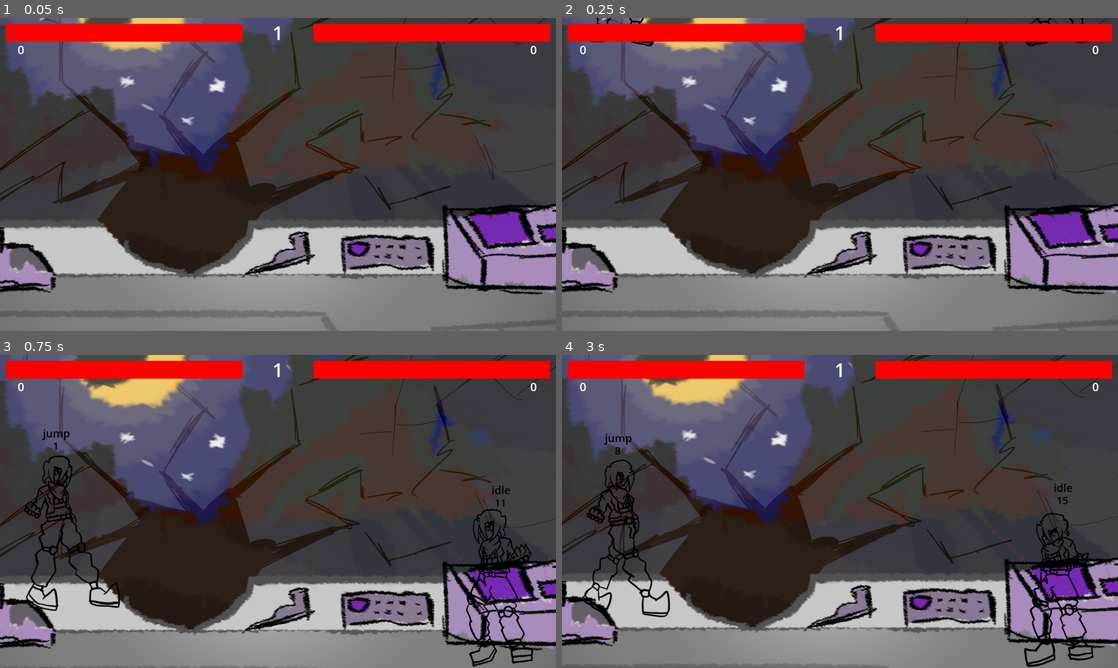
Above: before the commit, frames 1-4 (two rows, left to right).
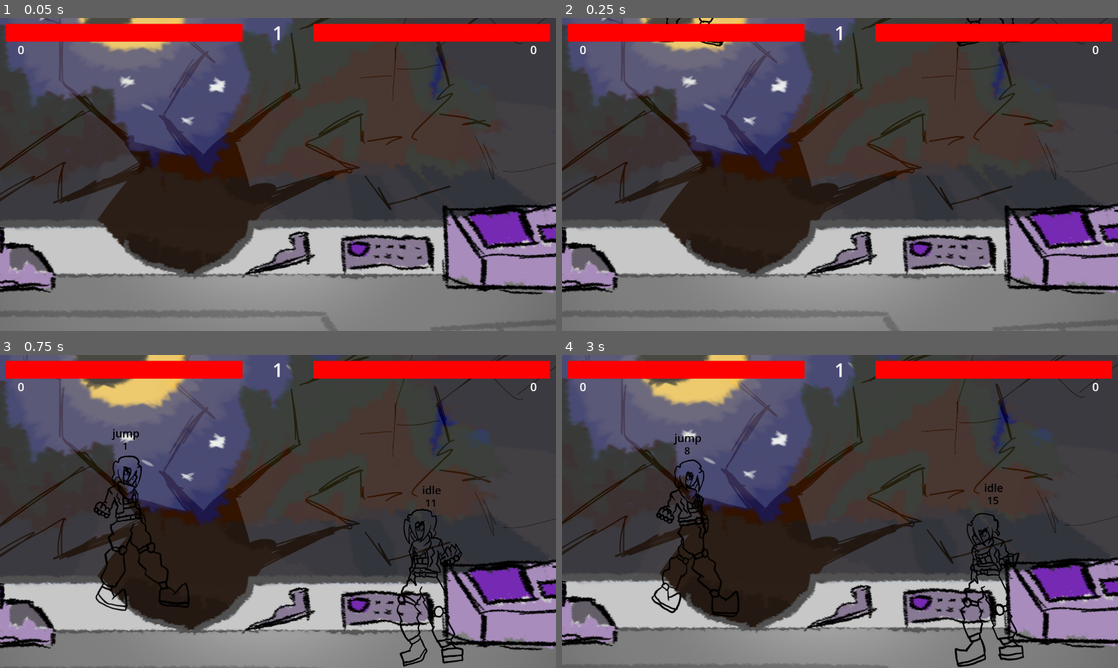
Above: after the commit, the same moments.

Repository: Patotatoman27/waifusVsVoids
Game: Godot game, scene res://Scenes/mainGame.tscn
Two runs of this game, one before a commit and one after it. Both use one fixed random seed, a clock stepped at 60 frames per second and the inputs below.
Inputs:
- Up to frame 1 (0.05 s): no input
- Up to frame 2 (0.25 s): no input
- Up to frame 3 (0.75 s): tap Enter (A_StartMatch) at 0.5 s; hold Space (P1_Select) from 0.53 s (still down)
- Up to frame 4 (3 s): release Space (P1_Select) at 1.28 s; tap Enter (A_StartMatch) at 1.35 s; tap Space (P1_Select) at 1.55, 2.85 s; hold Space (P1_Select) 2.03-2.78 s

Frame 1 is identical in both runs. In frame 2, 0.3% of the frame differs, in the area x 5-95%, y 0-10%; in frame 3, 4.8%; in frame 4, 4.8%, in the area x 3-96%, y 25-100%.

Commit message:
P: Sistema de Anti-DobleHit y Cambio a posiciones de spawn

Diff:
--- a/Scenes/Characters/Neumann.tscn
+++ b/Scenes/Characters/Neumann.tscn
@@ -1010,6 +1010,156 @@
 "values": [true]
 }
 
+[sub_resource type="Animation" id="Animation_2sw5u"]
+resource_name = "Walk"
+length = 0.875006
+loop_mode = 1
+step = 0.0625
+tracks/0/type = "value"
+tracks/0/imported = false
+tracks/0/enabled = true
+tracks/0/path = NodePath("Visual/AnimatedSprite2D:frame")
+tracks/0/interp = 1
+tracks/0/loop_wrap = true
+tracks/0/keys = {
+"times": PackedFloat32Array(0, 0.125, 0.25, 0.375, 0.5, 0.625, 0.75),
+"transitions": PackedFloat32Array(1, 1, 1, 1, 1, 1, 1),
+"update": 1,
+"values": [0, 1, 2, 3, 4, 5, 6]
+}
+tracks/1/type = "value"
+tracks/1/imported = false
+tracks/1/enabled = true
+tracks/1/path = NodePath("Visual/AnimatedSprite2D:animation")
+tracks/1/interp = 1
+tracks/1/loop_wrap = true
+tracks/1/keys = {
+"times": PackedFloat32Array(0),
+"transitions": PackedFloat32Array(1),
+"update": 1,
+"values": [&"walk"]
+}
+tracks/2/type = "value"
+tracks/2/imported = false
+tracks/2/enabled = true
+tracks/2/path = NodePath("Visual/Hurtboxes/HurtBox1:shape:size")
+tracks/2/interp = 1
+tracks/2/loop_wrap = true
+tracks/2/keys = {
+"times": PackedFloat32Array(0),
+"transitions": PackedFloat32Array(1),
+"update": 1,
+"values": [Vector2(140.33, 140.438)]
+}
+tracks/3/type = "value"
+tracks/3/imported = false
+tracks/3/enabled = true
+tracks/3/path = NodePath("Visual/Hurtboxes/HurtBox1:position")
+tracks/3/interp = 1
+tracks/3/loop_wrap = true
+tracks/3/keys = {
+"times": PackedFloat32Array(0),
+"transitions": PackedFloat32Array(1),
+"update": 1,
+"values": [Vector2(5.16516, -297.219)]
+}
+tracks/4/type = "value"
+tracks/4/imported = false
+tracks/4/enabled = true
+tracks/4/path = NodePath("Visual/Hurtboxes/HurtBox2:shape:size")
+tracks/4/interp = 1
+tracks/4/loop_wrap = true
+tracks/4/keys = {
+"times": PackedFloat32Array(0),
+"transitions": PackedFloat32Array(1),
+"update": 1,
+"values": [Vector2(185, 279)]
+}
+tracks/5/type = "value"
+tracks/5/imported = false
+tracks/5/enabled = true
+tracks/5/path = NodePath("Visual/Hurtboxes/HurtBox2:position")
+tracks/5/interp = 1
+tracks/5/loop_wrap = true
+tracks/5/keys = {
+"times": PackedFloat32Array(0),
+"transitions": PackedFloat32Array(1),
+"update": 1,
+"values": [Vector2(4.5, -104.5)]
+}
+tracks/6/type = "value"
+tracks/6/imported = false
+tracks/6/enabled = true
+tracks/6/path = NodePath("Visual/Hurtboxes/HurtBox3:shape:size")
+tracks/6/interp = 1
+tracks/6/loop_wrap = true
+tracks/6/keys = {
+"times": PackedFloat32Array(0, 0.125, 0.25, 0.375, 0.5, 0.625, 0.75),
+"transitions": PackedFloat32Array(1, 1, 1, 1, 1, 1, 1),
+"update": 1,
+"values": [Vector2(301, 260), Vector2(280, 260), Vector2(205, 260), Vector2(230, 260), Vector2(286, 260), Vector2(209, 260), Vector2(232, 260)]
+}
+tracks/7/type = "value"
+tracks/7/imported = false
+tracks/7/enabled = true
+tracks/7/path = NodePath("Visual/Hurtboxes/HurtBox3:position")
+tracks/7/interp = 1
+tracks/7/loop_wrap = true
+tracks/7/keys = {
+"times": PackedFloat32Array(0, 0.125, 0.25, 0.375, 0.5, 0.75),
+"transitions": PackedFloat32Array(1, 1, 1, 1, 1, 1),
+"update": 1,
+"values": [Vector2(32.5, 154), Vector2(22, 154), Vector2(20.5, 154), Vector2(17, 154), Vector2(7, 154), Vector2(48, 154)]
+}
+tracks/8/type = "value"
+tracks/8/imported = false
+tracks/8/enabled = true
+tracks/8/path = NodePath("Visual/Hurtboxes/HurtBox4:visible")
+tracks/8/interp = 1
+tracks/8/loop_wrap = true
+tracks/8/keys = {
+"times": PackedFloat32Array(0),
+"transitions": PackedFloat32Array(1),
+"update": 1,
+"values": [false]
+}
+tracks/9/type = "value"
+tracks/9/imported = false
+tracks/9/enabled = true
+tracks/9/path = NodePath("Visual/Hurtboxes/HurtBox4:disabled")
+tracks/9/interp = 1
+tracks/9/loop_wrap = true
+tracks/9/keys = {
+"times": PackedFloat32Array(0),
+"transitions": PackedFloat32Array(1),
+"update": 1,
+"values": [true]
+}
+tracks/10/type = "value"
+tracks/10/imported = false
+tracks/10/enabled = true
+tracks/10/path = NodePath("Visual/Hitboxes/HitBox1:visible")
+tracks/10/interp = 1
+tracks/10/loop_wrap = true
+tracks/10/keys = {
+"times": PackedFloat32Array(0),
+"transitions": PackedFloat32Array(1),
+"update": 1,
+"values": [false]
+}
+tracks/11/type = "value"
+tracks/11/imported = false
+tracks/11/enabled = true
+tracks/11/path = NodePath("Visual/Hitboxes/HitBox1:disabled")
+tracks/11/interp = 1
+tracks/11/loop_wrap = true
+tracks/11/keys = {
+"times": PackedFloat32Array(0),
+"transitions": PackedFloat32Array(1),
+"update": 1,
+"values": [true]
+}
+
 [sub_resource type="Animation" id="Animation_2tc23"]
 resource_name = "WalkKick"
 length = 0.875006
@@ -1219,7 +1369,7 @@
 tracks/0/interp = 1
 tracks/0/loop_wrap = true
 tracks/0/keys = {
-"times": PackedFloat32Array(0, 0.125, 0.25),
+"times": PackedFloat32Array(0, 0.0625, 0.1875),
 "transitions": PackedFloat32Array(1, 1, 1),
 "update": 1,
 "values": [0, 1, 2]
@@ -1339,7 +1489,7 @@
 tracks/10/interp = 1
 tracks/10/loop_wrap = true
 tracks/10/keys = {
-"times": PackedFloat32Array(0, 0.125, 0.25),
+"times": PackedFloat32Array(0, 0.0625, 0.1875),
 "transitions": PackedFloat32Array(1, 1, 1),
 "update": 1,
 "values": [true, false, true]
@@ -1351,7 +1501,7 @@
 tracks/11/interp = 1
 tracks/11/loop_wrap = true
 tracks/11/keys = {
-"times": PackedFloat32Array(0, 0.125, 0.25),
+"times": PackedFloat32Array(0, 0.0625, 0.1875),
 "transitions": PackedFloat32Array(1, 1, 1),
 "update": 1,
 "values": [false, true, false]
@@ -1363,7 +1513,7 @@
 tracks/12/interp = 1
 tracks/12/loop_wrap = true
 tracks/12/keys = {
-"times": PackedFloat32Array(0.125),
+"times": PackedFloat32Array(0.0625),
 "transitions": PackedFloat32Array(1),
 "update": 1,
 "values": [Vector2(199, -177)]
@@ -1375,7 +1525,7 @@
 tracks/13/interp = 1
 tracks/13/loop_wrap = true
 tracks/13/keys = {
-"times": PackedFloat32Array(0.125),
+"times": PackedFloat32Array(0.0625),
 "transitions": PackedFloat32Array(1),
 "update": 1,
 "values": [58.0086]
@@ -1393,156 +1543,6 @@
 "args": [],
 "method": &"returnToIdle"
 }]
-}
-
-[sub_resource type="Animation" id="Animation_2sw5u"]
-resource_name = "Walk"
-length = 0.875006
-loop_mode = 1
-step = 0.0625
-tracks/0/type = "value"
-tracks/0/imported = false
-tracks/0/enabled = true
-tracks/0/path = NodePath("Visual/AnimatedSprite2D:frame")
-tracks/0/interp = 1
-tracks/0/loop_wrap = true
-tracks/0/keys = {
-"times": PackedFloat32Array(0, 0.125, 0.25, 0.375, 0.5, 0.625, 0.75),
-"transitions": PackedFloat32Array(1, 1, 1, 1, 1, 1, 1),
-"update": 1,
-"values": [0, 1, 2, 3, 4, 5, 6]
-}
-tracks/1/type = "value"
-tracks/1/imported = false
-tracks/1/enabled = true
-tracks/1/path = NodePath("Visual/AnimatedSprite2D:animation")
-tracks/1/interp = 1
-tracks/1/loop_wrap = true
-tracks/1/keys = {
-"times": PackedFloat32Array(0),
-"transitions": PackedFloat32Array(1),
-"update": 1,
-"values": [&"walk"]
-}
-tracks/2/type = "value"
-tracks/2/imported = false
-tracks/2/enabled = true
-tracks/2/path = NodePath("Visual/Hurtboxes/HurtBox1:shape:size")
-tracks/2/interp = 1
-tracks/2/loop_wrap = true
-tracks/2/keys = {
-"times": PackedFloat32Array(0),
-"transitions": PackedFloat32Array(1),
-"update": 1,
-"values": [Vector2(140.33, 140.438)]
-}
-tracks/3/type = "value"
-tracks/3/imported = false
-tracks/3/enabled = true
-tracks/3/path = NodePath("Visual/Hurtboxes/HurtBox1:position")
-tracks/3/interp = 1
-tracks/3/loop_wrap = true
-tracks/3/keys = {
-"times": PackedFloat32Array(0),
-"transitions": PackedFloat32Array(1),
-"update": 1,
-"values": [Vector2(5.16516, -297.219)]
-}
-tracks/4/type = "value"
-tracks/4/imported = false
-tracks/4/enabled = true
-tracks/4/path = NodePath("Visual/Hurtboxes/HurtBox2:shape:size")
-tracks/4/interp = 1
-tracks/4/loop_wrap = true
-tracks/4/keys = {
-"times": PackedFloat32Array(0),
-"transitions": PackedFloat32Array(1),
-"update": 1,
-"values": [Vector2(185, 279)]
-}
-tracks/5/type = "value"
-tracks/5/imported = false
-tracks/5/enabled = true
-tracks/5/path = NodePath("Visual/Hurtboxes/HurtBox2:position")
-tracks/5/interp = 1
-tracks/5/loop_wrap = true
-tracks/5/keys = {
-"times": PackedFloat32Array(0),
-"transitions": PackedFloat32Array(1),
-"update": 1,
-"values": [Vector2(4.5, -104.5)]
-}
-tracks/6/type = "value"
-tracks/6/imported = false
-tracks/6/enabled = true
-tracks/6/path = NodePath("Visual/Hurtboxes/HurtBox3:shape:size")
-tracks/6/interp = 1
-tracks/6/loop_wrap = true
-tracks/6/keys = {
-"times": PackedFloat32Array(0, 0.125, 0.25, 0.375, 0.5, 0.625, 0.75),
-"transitions": PackedFloat32Array(1, 1, 1, 1, 1, 1, 1),
-"update": 1,
-"values": [Vector2(301, 260), Vector2(280, 260), Vector2(205, 260), Vector2(230, 260), Vector2(286, 260), Vector2(209, 260), Vector2(232, 260)]
-}
-tracks/7/type = "value"
-tracks/7/imported = false
-tracks/7/enabled = true
-tracks/7/path = NodePath("Visual/Hurtboxes/HurtBox3:position")
-tracks/7/interp = 1
-tracks/7/loop_wrap = true
-tracks/7/keys = {
-"times": PackedFloat32Array(0, 0.125, 0.25, 0.375, 0.5, 0.75),
-"transitions": PackedFloat32Array(1, 1, 1, 1, 1, 1),
-"update": 1,
-"values": [Vector2(32.5, 154), Vector2(22, 154), Vector2(20.5, 154), Vector2(17, 154), Vector2(7, 154), Vector2(48, 154)]
-}
-tracks/8/type = "value"
-tracks/8/imported = false
-tracks/8/enabled = true
-tracks/8/path = NodePath("Visual/Hurtboxes/HurtBox4:visible")
-tracks/8/interp = 1
-tracks/8/loop_wrap = true
-tracks/8/keys = {
-"times": PackedFloat32Array(0),
-"transitions": PackedFloat32Array(1),
-"update": 1,
-"values": [false]
-}
-tracks/9/type = "value"
-tracks/9/imported = false
-tracks/9/enabled = true
-tracks/9/path = NodePath("Visual/Hurtboxes/HurtBox4:disabled")
-tracks/9/interp = 1
-tracks/9/loop_wrap = true
-tracks/9/keys = {
-"times": PackedFloat32Array(0),
-"transitions": PackedFloat32Array(1),
-"update": 1,
-"values": [true]
-}
-tracks/10/type = "value"
-tracks/10/imported = false
-tracks/10/enabled = true
-tracks/10/path = NodePath("Visual/Hitboxes/HitBox1:visible")
-tracks/10/interp = 1
-tracks/10/loop_wrap = true
-tracks/10/keys = {
-"times": PackedFloat32Array(0),
-"transitions": PackedFloat32Array(1),
-"update": 1,
-"values": [false]
-}
-tracks/11/type = "value"
-tracks/11/imported = false
-tracks/11/enabled = true
-tracks/11/path = NodePath("Visual/Hitboxes/HitBox1:disabled")
-tracks/11/interp = 1
-tracks/11/loop_wrap = true
-tracks/11/keys = {
-"times": PackedFloat32Array(0),
-"transitions": PackedFloat32Array(1),
-"update": 1,
-"values": [true]
 }
 
 [sub_resource type="AnimationLibrary" id="AnimationLibrary_gqbvt"]
--- a/Scripts/character.gd
+++ b/Scripts/character.gd
@@ -50,6 +50,7 @@
 var dashHoldFrames : int; #Cuantos frames lleva en el hold final del Dash
 var canMove : bool;
 var cantMoveQueue : bool;
+var hittedBy : Moveset;
 
 #States
 enum States {cantMove, cantMoveFell, idle, fall, jump, doublejump, realfall, walk, hitstun, dashStart, dash, dashHold, lightPunch};
@@ -73,6 +74,7 @@
 	canJump = true;
 	canMove = false;
 	direction = 0;
+	hittedBy = Moveset.nulo;
 
 	#Jugador actual
 	#print(PlayerID);
@@ -306,6 +308,7 @@
 
 func returnToIdle():
 	state = States.idle
+	otherChar.resetHittedBy();
 
 ## FUNC LOGIC
 func JumpLogic(isDouble: bool) -> void:
@@ -357,7 +360,8 @@
 	#if state != States.hitstun:
 		var hitMove = otherChar.move;
 		#print(Moveset.keys()[hitMove]) #Que Movimiento impactó
-		if hitMove != 0:
+		if hitMove != 0 and (not hitMove == hittedBy):
+			hittedBy = hitMove;
 			var data: AttackData = attack_info[hitMove]
 			players.decreaseHealth(PlayerID, data.damage)
 			var VictimDirection;
@@ -373,6 +377,9 @@
 			state = States.hitstun
 			Hitstop.hitStop(data.hitstop)
 
+func resetHittedBy():
+	hittedBy = Moveset.nulo;
+
 func DirectionDetection(): #Define DIRECCION
 	direction = Input.get_action_strength("P" + str(PlayerID) + "_Right") - Input.get_action_strength("P" + str(PlayerID) + "_Left")
 
--- a/Scripts/mainTestFight.gd
+++ b/Scripts/mainTestFight.gd
@@ -9,7 +9,7 @@
 
 # Called when the node enters the scene tree for the first time.
 func _ready() -> void:
-	setUpFight(Global.p1char, Global.p2char, "MainTheme");
+	setUpFight(Global.p1char, Global.p2char, "null");
 
 func setUpFight(char1 : String, char2 : String, music : String):
 	roundNumber = 1;
--- a/Scripts/universal.gd
+++ b/Scripts/universal.gd
@@ -9,6 +9,9 @@
 @onready var p1RoundHUD: Label = $"../HUD/P1Rounds"
 @onready var p2RoundHUD: Label = $"../HUD/P2Rounds"
 @onready var MainTestFight;
+
+const CHARACTERS_SPAWN_X = 660;
+const CHARACTERS_SPAWN_Y = -700;
 
 func _ready() -> void:
 	MainTestFight = get_parent().get_parent();
@@ -58,7 +61,7 @@
 
 	#PLAYER1
 	var instanciaP1 = escenaP1.instantiate()
-	instanciaP1.position = Vector2(-960, -700)
+	instanciaP1.position = Vector2(-CHARACTERS_SPAWN_X, CHARACTERS_SPAWN_Y)
 	if nodoPadre:
 		instanciaP1.name = "Player1";
 		instanciaP1.PlayerID = 1;
@@ -70,7 +73,7 @@
 
 	#PLAYER2
 	var instanciaP2 = escenaP2.instantiate()
-	instanciaP2.position = Vector2(960, -700);
+	instanciaP2.position = Vector2(CHARACTERS_SPAWN_X, CHARACTERS_SPAWN_Y);
 	if nodoPadre:
 		instanciaP2.name = "Player2";
 		instanciaP2.PlayerID = 2;
@@ -86,7 +89,7 @@
 	players.fillHealthBar(2, player2.MAXHEALTH)
 
 func positionPlayers():
-	player1.position = Vector2(-960, -700)
-	player2.position = Vector2(960, -700)
+	player1.position = Vector2(-CHARACTERS_SPAWN_X, CHARACTERS_SPAWN_Y)
+	player2.position = Vector2(CHARACTERS_SPAWN_X, CHARACTERS_SPAWN_Y)
 	player1.flippedRevision();
 	player2.flippedRevision();
